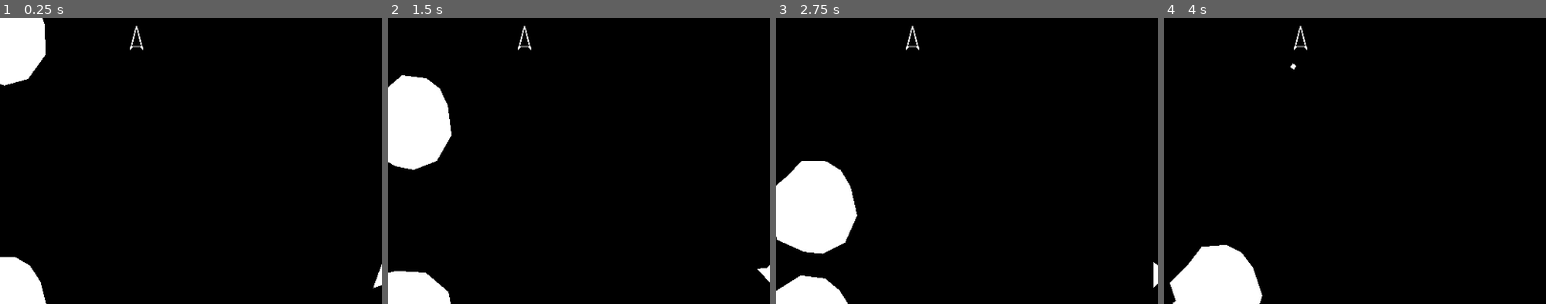
Above: before the commit, frames 1-4 (left to right).
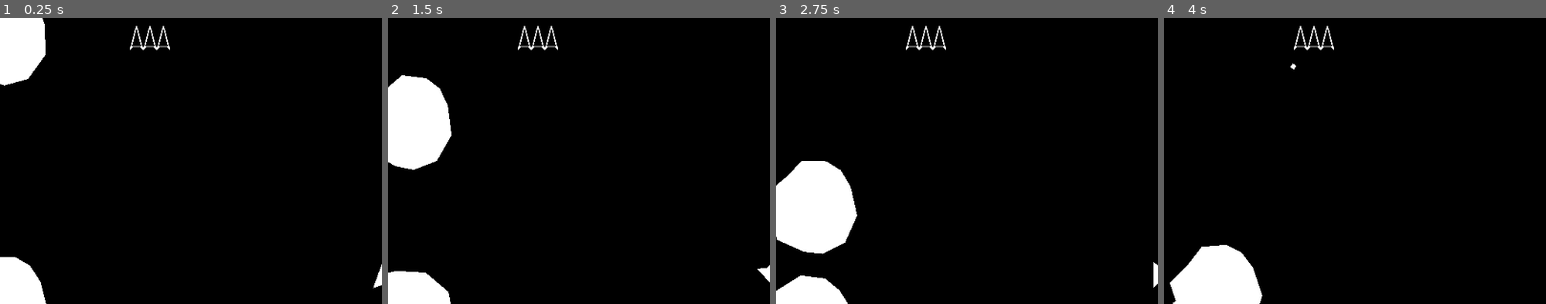
Above: after the commit, the same moments.

Repository: dmnuggins/asteroids
Game: Godot game, scene res://_scenes/Game/Game.tscn
Two runs of this game, one before a commit and one after it. Both use one fixed random seed, a clock stepped at 60 frames per second and the inputs below.
Inputs:
- Up to frame 1 (0.25 s): no input
- Up to frame 2 (1.5 s): hold D (right) 0.53-1.28 s; tap F (hyperspace) at 0.6 s; hold A (left) from 1.28 s (still down); tap Space (shoot) at 1.35 s
- Up to frame 3 (2.75 s): release A (left) at 2.03 s; hold D (right) from 2.03 s (still down); tap F (hyperspace) at 2.1 s
- Up to frame 4 (4 s): release D (right) at 2.78 s; hold W (thrust) 2.78-3.53 s; tap Space (shoot) at 2.85 s; hold A (left) from 3.53 s (still down); tap F (hyperspace) at 3.6 s
The pictures show only the part of the screen within x 0-50%, y 5-55%; the shares and areas given below are measured in that part.

The runs differ from the first frame. In frame 1, 0.2% of the frame differs, in the area x 37-45%, y 2-12%; in frame 2, 0.2%; in frame 3, 0.2%; in frame 4, 0.2%.

Commit message:
UI & Gameloop: - fixed toggles that was not triggering highscore to display - adjusted when highest score is saved during game loop post game over

Diff:
--- a/_scenes/Player/Player.gd
+++ b/_scenes/Player/Player.gd
@@ -16,8 +16,8 @@
 
 # Called every frame. 'delta' is the elapsed time since the previous frame.
 func _process(delta):
-	var rotation = Input.get_axis("left","right") * rotation_speed
-	rotate(rotation * delta)
+	var rotate = Input.get_axis("left","right") * rotation_speed
+	rotate(rotate * delta)
 
 	if Input.is_action_pressed("thrust"):
 		velocity = lerp(velocity, transform.y * -speed, accel * delta)
--- a/_scenes/UI/UI.gd
+++ b/_scenes/UI/UI.gd
@@ -56,6 +56,9 @@
 		p1_ships.show()
 		$TopScreen/PlayerOne/NoLives.hide()
 
+func update_numba_one(numba_one) -> void:
+	$TopScreen/Highscore.text = str(numba_one)
+
 func update_score() -> void:
 	$TopScreen/PlayerOne/Score.text = str(GameManager.score)
 
--- a/_scripts/GameManager.gd
+++ b/_scripts/GameManager.gd
@@ -28,7 +28,7 @@
 var GAME_OVER = false
 
 # Player vars
-var max_lives: int = 1
+var max_lives: int = 3
 var player_one_lives: int = max_lives
 var player_timer: Timer
 var player
@@ -52,12 +52,12 @@
 var player_initials: String
 var new_score: int
 var new_score_index: int
+var high_flag = false
 
 # Save data
 var highest_scores = []
 
-var cur_high_score
-var cur_high_score_initials
+var numba_one: int = 0
 
 var SAVEFILE = "user://highscores.save"
 
@@ -115,7 +115,7 @@
 			# check if there is only one value, just add to array if higher
 			if score > cur_num && size <= 1:
 
-				highest_scores.push_front([score, "initials"])
+#				highest_scores.push_front([score, "initials"])
 				new_highscore = true
 #				new_score_index = 0
 				break
@@ -146,9 +146,6 @@
 
 func load_highscore():
 
-	for i in highest_scores:
-		print("score: ", i[0]," name: ", i[1])
-
 	if not FileAccess.file_exists("user://highscores.save"):
 		print("ERROR: no save data to load")
 		return # Error! No save data to load.
@@ -165,6 +162,9 @@
 		loaded_scores.push_back([int(load_score), load_name])
 
 	loadFile.close()
+	if loaded_scores.size() > 0:
+		numba_one = loaded_scores[0][0]
+	ui.update_numba_one(numba_one)
 	print(loaded_scores)
 	return loaded_scores
 
@@ -187,6 +187,7 @@
 	pass
 
 func load_game() -> void:
+
 	highest_scores = load_highscore()
 	spawn_asteroids(3)
 	set_remaining_asteroids()
@@ -198,11 +199,19 @@
 #	ui.load_lives()
 
 func reset_game() -> void:
-	ui.toggle_replay()
-	ui.toggle_leaderboard()
+	# toggle specific UI elements for loop when player has new high score
+	if high_flag:
+		#replay & highscore
+		ui.toggle_replay()
+		ui.toggle_highscores()
+		ui.toggle_leaderboard()
+		ui.toggle_initials()
+	# toggle specific UI elements for loop when NO new high score
+	else:
+		ui.toggle_replay()
 	GAME_OVER = false
 	clear_screen()
-	player_one_lives = 1
+	player_one_lives = 3
 	score = 0
 	difficulty = 1
 	wave = 1
@@ -244,9 +253,12 @@
 
 func game_over() -> void:
 	if new_highscore():
+		print("NEW HIGH SCORE")
 		# Prompt user for for initials
 		ui.toggle_highscores()
+		high_flag = true
 	else:
+		high_flag = false
 		print("NO NEW SCORE")
 		ui.toggle_replay()
 	GAME_OVER = true
@@ -255,6 +267,8 @@
 func set_initials(new_text: String) -> void:
 	player_initials = new_text
 	upload_scores()
+	numba_one = highest_scores[0][0]
+	ui.update_numba_one(numba_one)
 	ui.toggle_initials()
 	ui.update_leaderboard(highest_scores)
 	ui.toggle_leaderboard()
@@ -319,7 +333,7 @@
 # spawn asteroids given size and number
 func spawn_asteroids(size: int) -> void:
 	# removes timer spawn timer
-	if asteroids_timer:
+	if asteroids_timer != null:
 		asteroids_timer.queue_free()
 	if size == 3:
 		for i in to_spawn:
